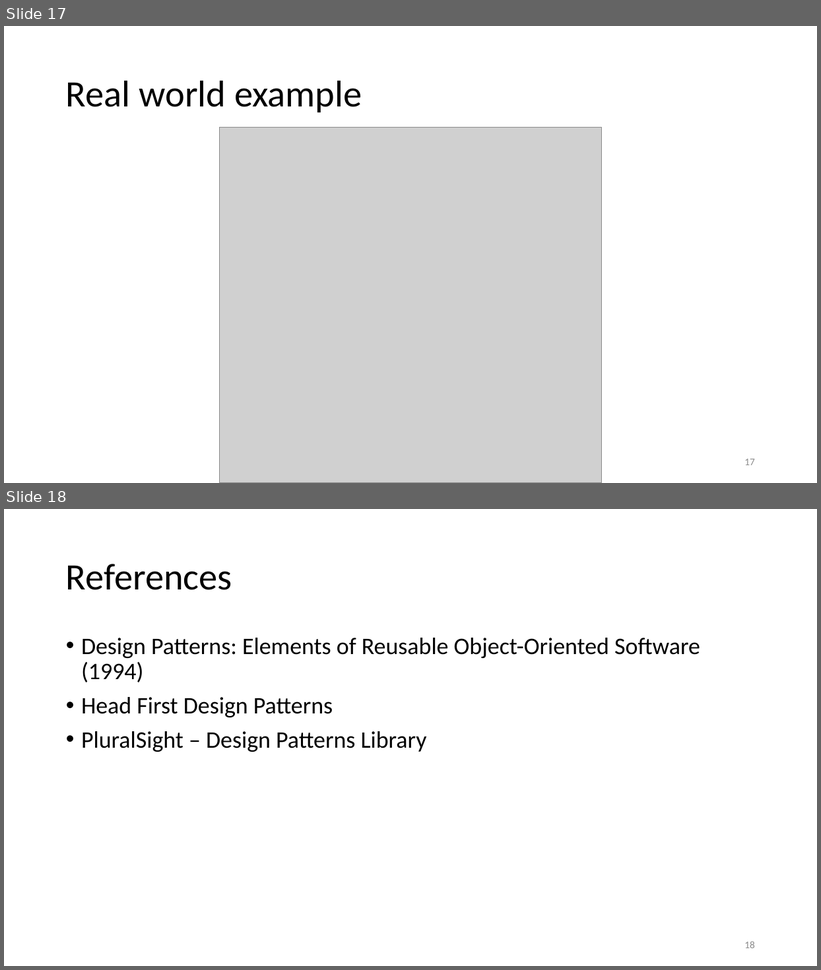
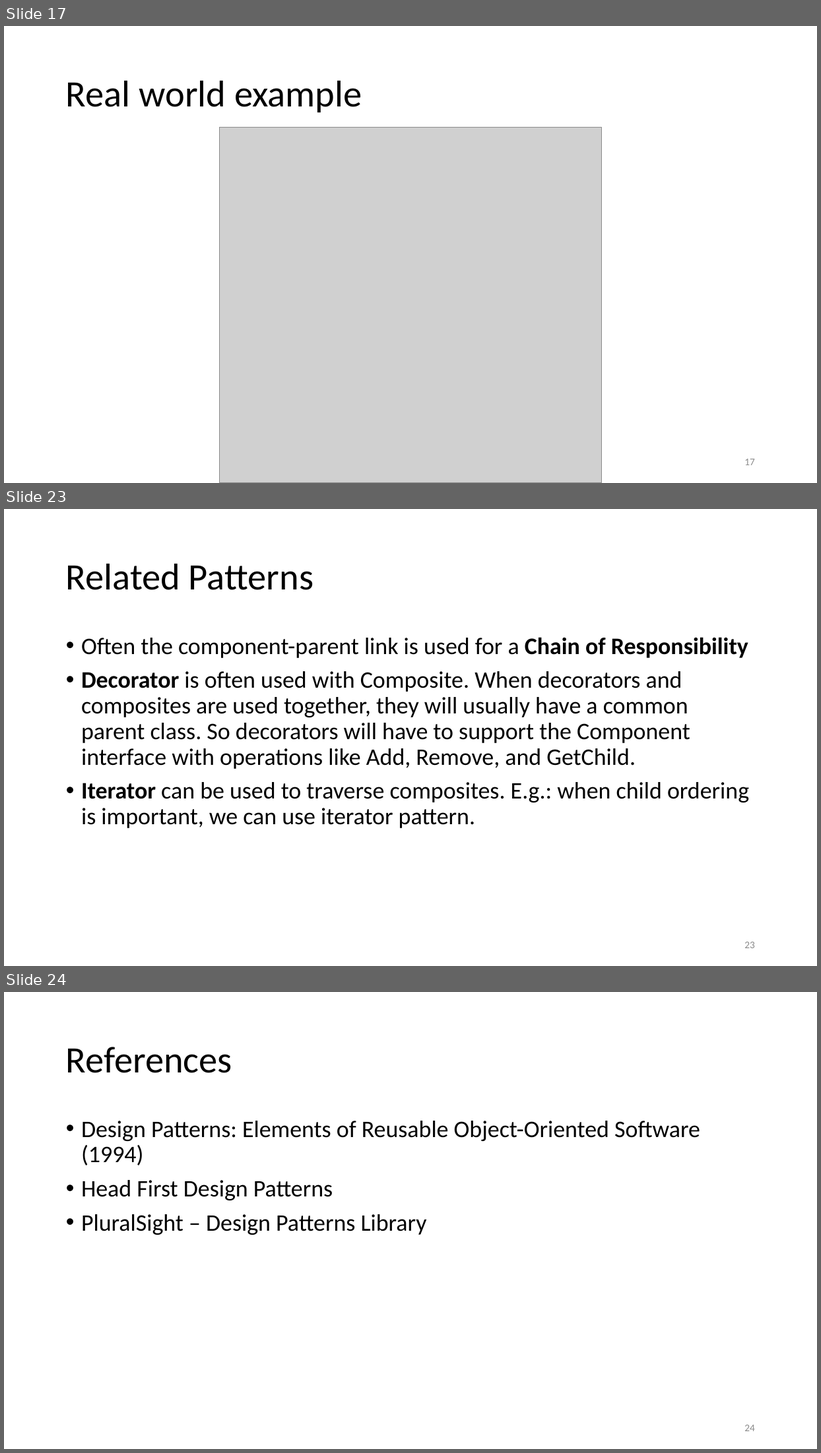
Before and after one commit to esziger/design_patterns, a slide deck: DP02_Bridge_Pattern.pptx. Shown one above the other, each under a label of ours: slides 17 and 18 before the commit, slides 17, 23 and 24 after it; the slides between them are not shown. The pictures are 821x970 and 821x1453 pixels, drawn with LibreOffice and Linux fonts; fonts in the diff are those of the drawing; grey boxes stand for pictures. Boxes give left, top, right and bottom in pixels: in the first picture for what was removed or moved away, otherwise in the second. Text is boxed around its words. In the diff, an @@ line names an element or a change of style, - is before the commit and + after.

```diff
--- a/DP02_Bridge_Pattern.pptx
+++ b/DP02_Bridge_Pattern.pptx
@@ slide 23 added at (4, 509, 817, 966), background #FFFFFF @@
@@ title added at (66, 563, 314, 590), 44 pt, text #000000 @@
+Related Patterns
@@ text added at (81, 637, 749, 828), 28 pt, text #000000 @@
+• Often the component-parent link is used for a Chain of Responsibility
+• Decorator is often used with Composite. When decorators and composites are used together, they will usually have a common parent class. So decorators will have to support the Component interface with operations like Add, Remove, and GetChild.
+• Iterator can be used to traverse composites. E.g.: when child ordering is important, we can use iterator pattern.
@@ page number added at (745, 942, 755, 949), 12 pt, text #8C8C8C @@
+23
@@ what was slide 18 is now slide 24 @@
@@ page number at (745, 1425, 755, 1432): text changed @@
-18
+24
```
Also in this commit, not shown: 4 slides changed, 5 other slides added.
